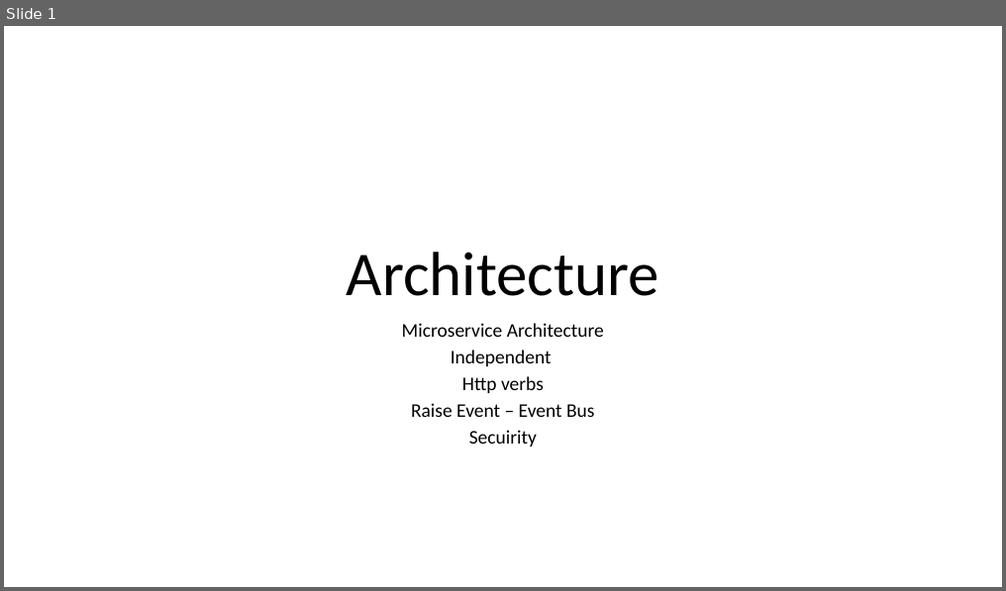
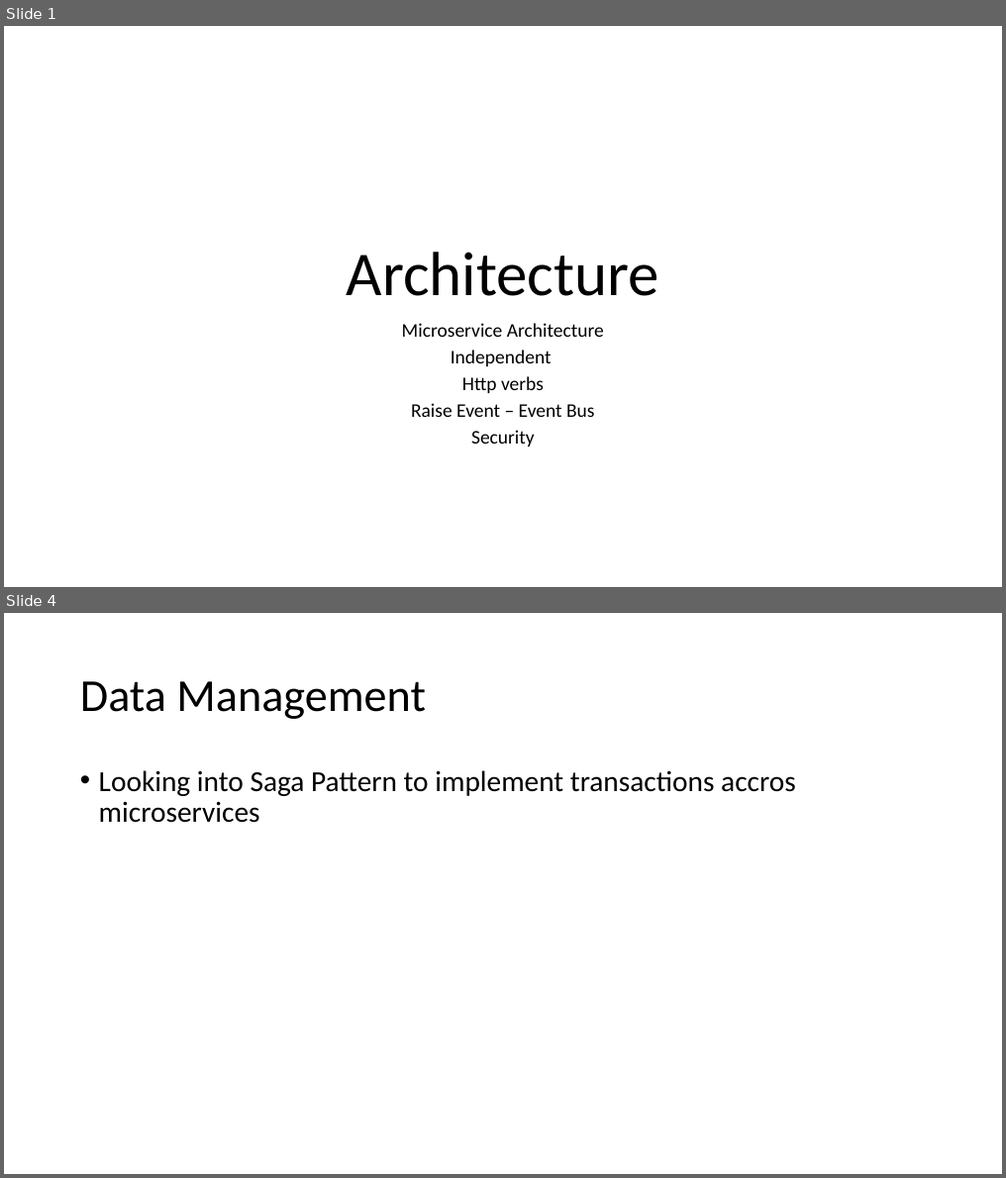
Before and after one commit to ccesarrod/FuzzyMicrosrvices, a slide deck: Architecture.pptx. Shown one above the other, each under a label of ours: slide 1 before the commit, slides 1 and 4 after it; the slides between them are not shown. The pictures are 1006x591 and 1006x1178 pixels, drawn with LibreOffice and Linux fonts; fonts in the diff are those of the drawing. Boxes give left, top, right and bottom in pixels: in the first picture for what was removed or moved away, otherwise in the second. Text is boxed around its words. In the diff, an @@ line names an element or a change of style, - is before the commit and + after.

```diff
--- a/Architecture.pptx
+++ b/Architecture.pptx
@@ slide 4 added at bbox=[4, 613, 1002, 1174], background #FFFFFF @@
@@ title added at bbox=[80, 681, 425, 719], 44 pt, text #000000 @@
+Data Management
@@ text added at bbox=[99, 770, 796, 823], 28 pt, text #000000 @@
+• Looking into Saga Pattern to implement transactions accros microservices
@@ slide 1 changed as well @@
@@ subtitle at bbox=[471, 430, 535, 447]: text changed @@
-Secuirity
+Security
```
Also in this commit, not shown: 1 other slide changed, 1 other slide added, 18 other files.
